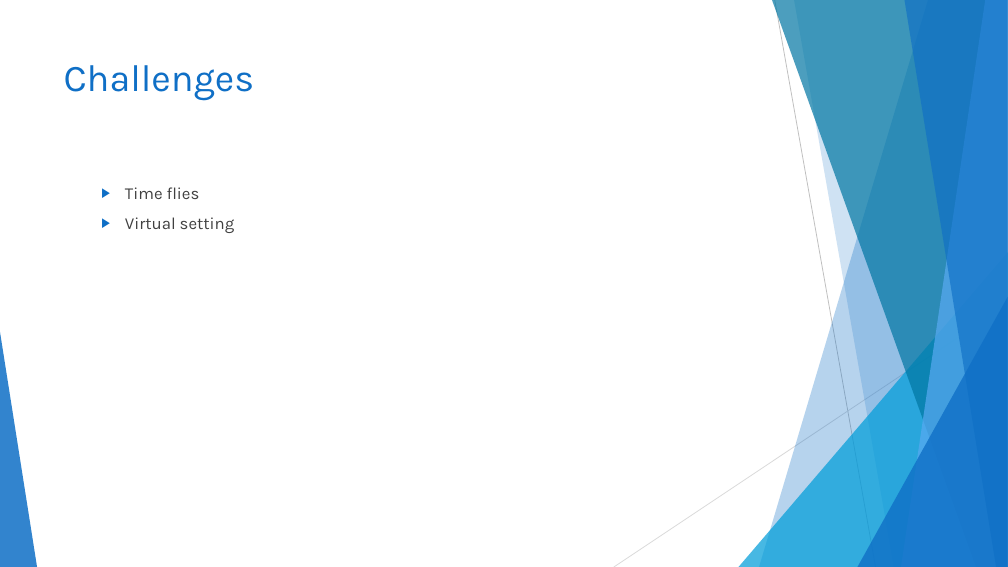
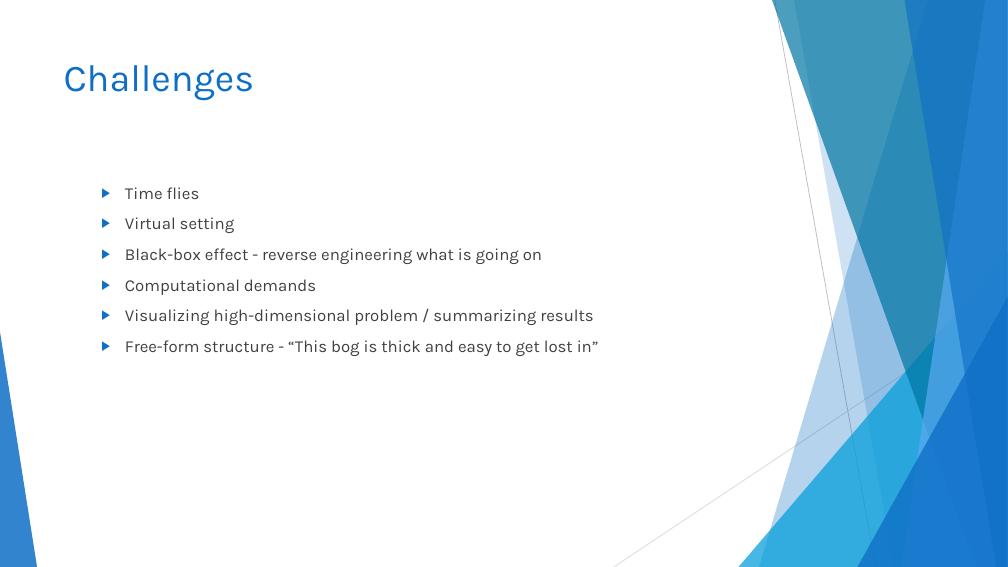
Before and after one commit to TESA-workshops/sim-geostat-survey, a slide deck: slide 8 of report/sim-geostat-survey-report.pptx. Drawn at 1008x567 pixels with LibreOffice and Linux fonts; fonts in the diff are those of the drawing. Boxes give left, top, right and bottom in pixels: in the first picture for what was removed or moved away, otherwise in the second. Text is boxed around its words. In the diff, an @@ line names an element or a change of style, - is before the commit and + after.

```diff
--- a/report/sim-geostat-survey-report.pptx
+++ b/report/sim-geostat-survey-report.pptx
@@ text at [125, 248, 599, 356]: paragraphs added @@
+  ▶ Black-box effect - reverse engineering what is going on
+  ▶ Computational demands
+  ▶ Visualizing high-dimensional problem / summarizing results
+  ▶ Free-form structure - “This bog is thick and easy to get lost in”
```
Also in this commit, not shown: 1 other slide changed, 17 slides added, 2 slides removed, 1 other file.
